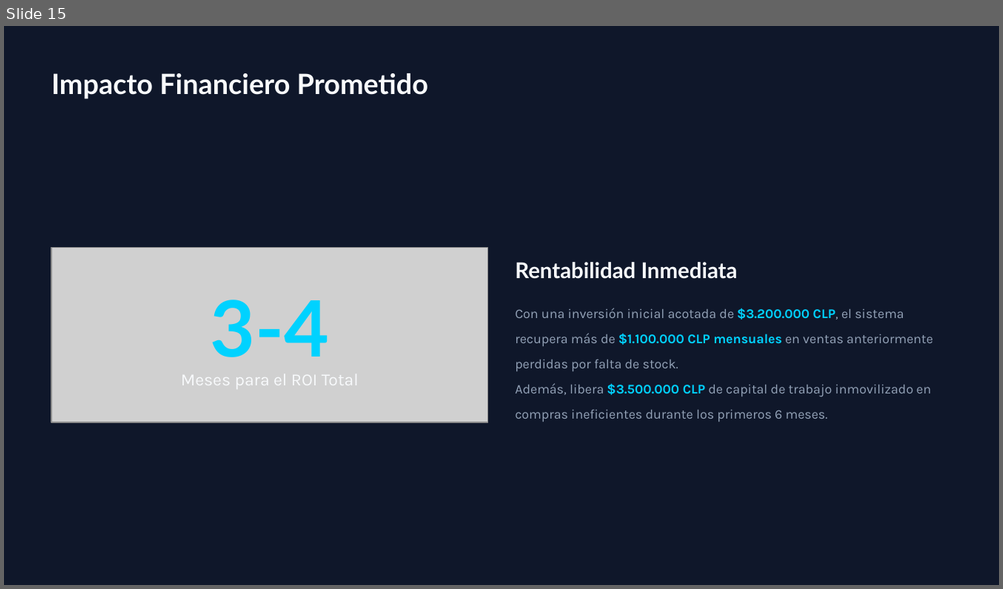
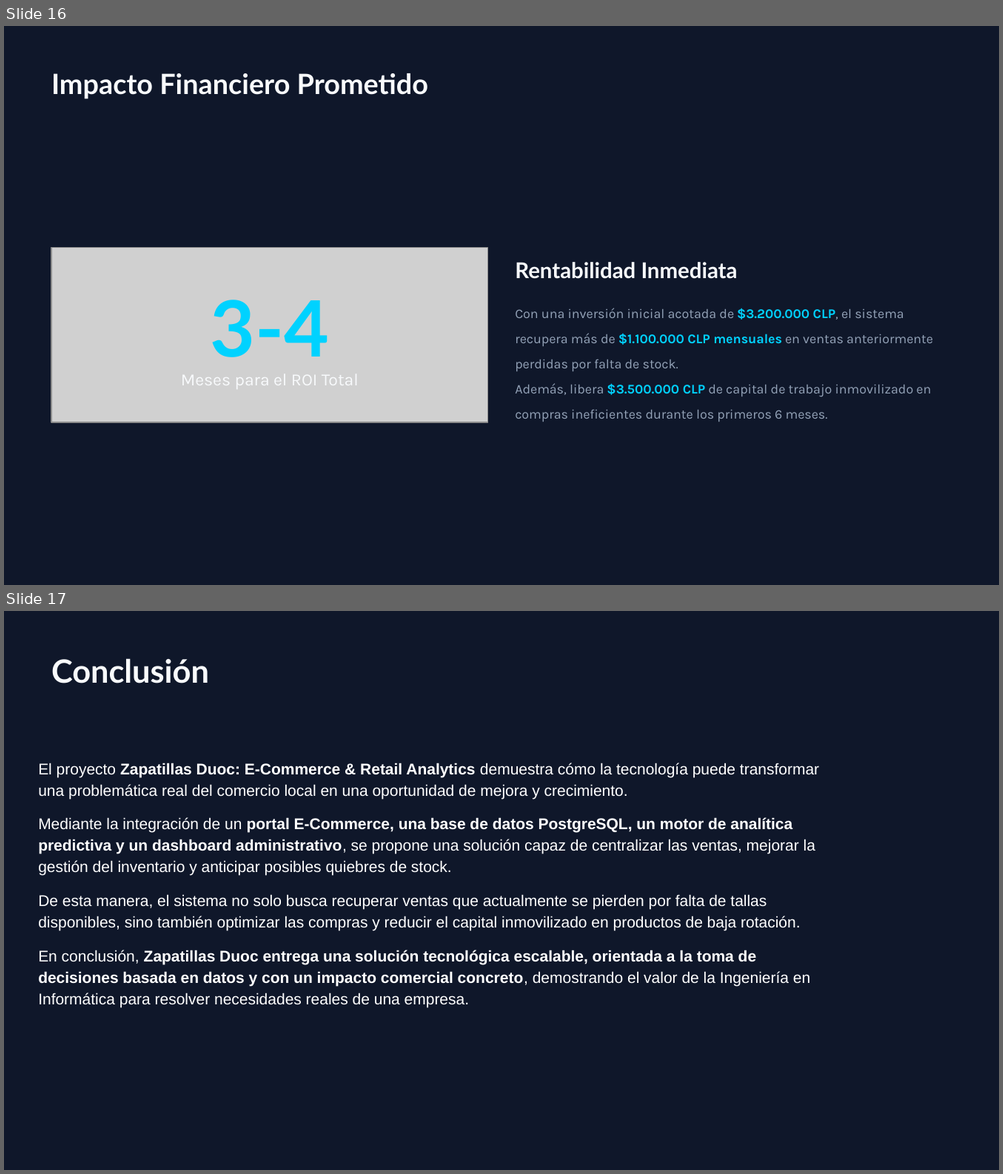
Before and after one commit to Adonias99/Capstone-Grupo-3, a slide deck: Grupo 3/Fase 1/Evidencias Grupales/Presentación Capstone Zapatillas Duoc.pptx. Shown one above the other, each under a label of ours: slide 15 before the commit, slides 16 and 17 after it. The pictures are 1003x589 and 1003x1174 pixels, drawn with LibreOffice and Linux fonts; fonts in the diff are those of the drawing; grey boxes stand for pictures; background and template pictures are left out. Boxes give left, top, right and bottom in pixels: in the first picture for what was removed or moved away, otherwise in the second. Text is boxed around its words. In the diff, an @@ line names an element or a change of style, - is before the commit and + after.

```diff
--- a/Grupo 3/Fase 1/Evidencias Grupales/Presentación Capstone Zapatillas Duoc.pptx
+++ b/Grupo 3/Fase 1/Evidencias Grupales/Presentación Capstone Zapatillas Duoc.pptx
@@ slide 17 added at <box>4,611,999,1170</box>, background #0F172A @@
@@ text added at <box>51,658,209,684</box>, 31 pt, text #F8FAFC, bold @@
+Conclusión
@@ text added at <box>38,763,819,1008</box>, 15 pt, text #FFFFFF @@
+El proyecto Zapatillas Duoc: E-Commerce & Retail Analytics demuestra cómo la tecnología puede transformar una problemática real del comercio local en una oportunidad de mejora y crecimiento.
+Mediante la integración de un portal E-Commerce, una base de datos PostgreSQL, un motor de analítica predictiva y un dashboard administrativo, se propone una solución capaz de centralizar las ventas, mejorar la gestión del inventario y anticipar posibles quiebres de stock.
+De esta manera, el sistema no solo busca recuperar ventas que actualmente se pierden por falta de tallas disponibles, sino también optimizar las compras y reducir el capital inmovilizado en productos de baja rotación.
+En conclusión, Zapatillas Duoc entrega una solución tecnológica escalable, orientada a la toma de decisiones basada en datos y con un impacto comercial concreto, demostrando el valor de la Ingeniería en Informática para resolver necesidades reales de una empresa.
@@ what was slide 15 is now slide 16 @@
```
Also in this commit, not shown: 2 slides changed, 2 other slides added, 1 slide removed, 18 other files.
